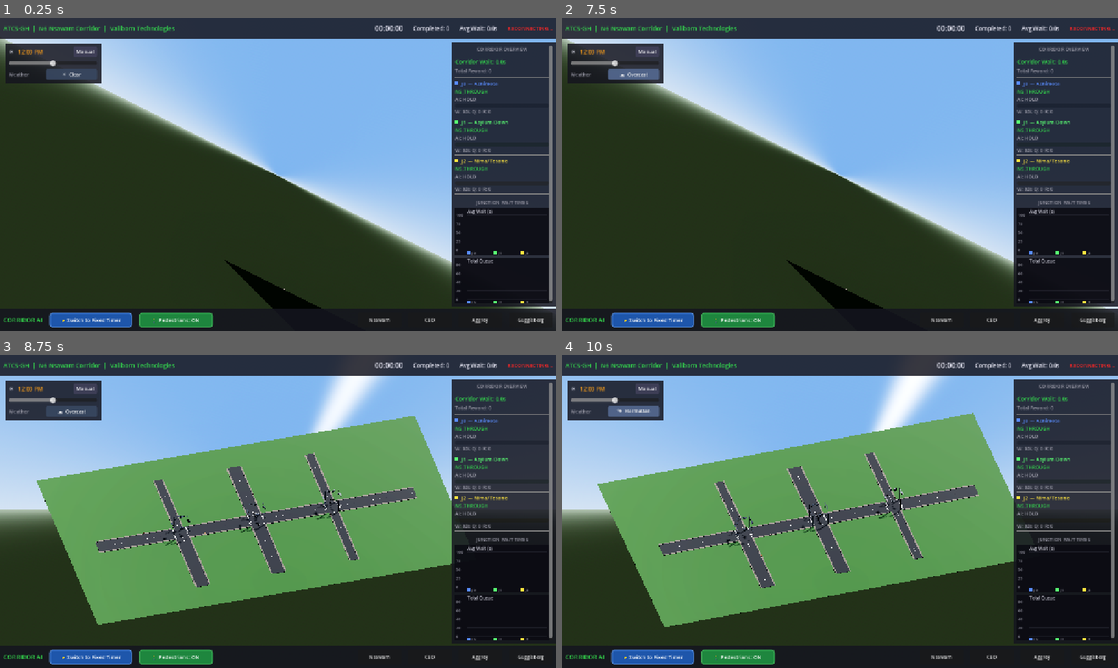
Above: before the commit, frames 1-4 (two rows, left to right).
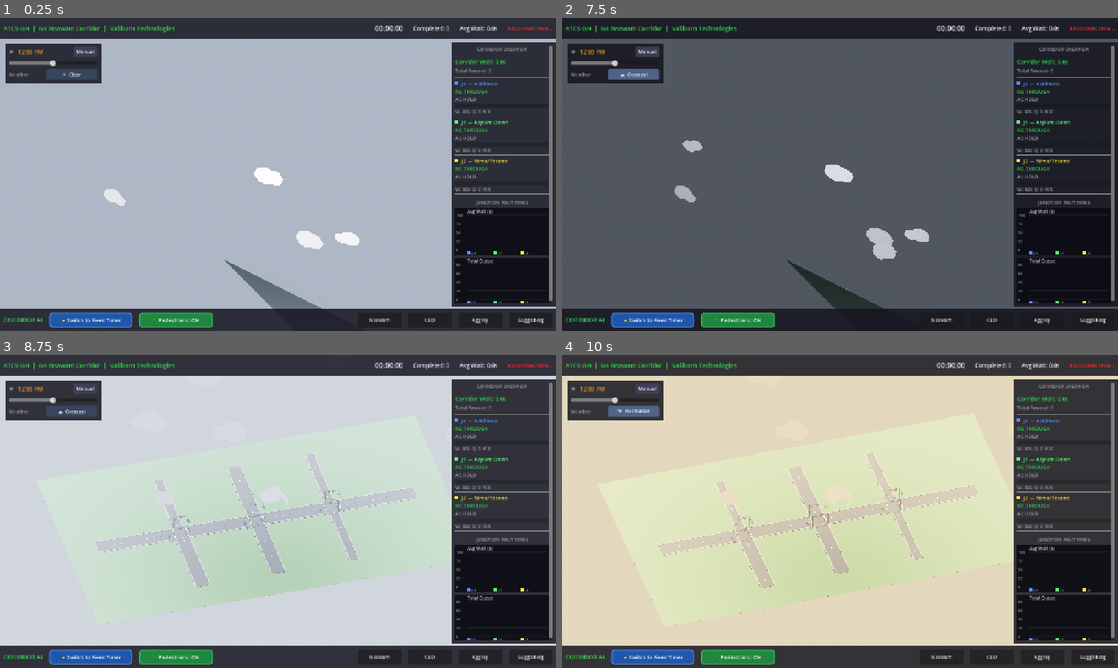
Above: after the commit, the same moments.

Repository: Bigbee-x/ATCS-GH
Game: Godot game, scene res://scenes/CorridorMain.tscn
Two runs of this game, one before a commit and one after it. Both use one fixed random seed, a clock stepped at 60 frames per second and the inputs below. This scene is started directly instead of the project's main scene.
Inputs (mouse positions are in pixels of both pictures, inside the frame that each line leads up to):
- Up to frame 1 (0.25 s): no input
- Up to frame 2 (7.5 s): click "🚶 Pedestrians: ON" at 0.5 s; click "🚶 Pedestrians: OFF" at 1.25 s; click "Nsawam" at 2 s; click "CBD" at 2.75 s; click "Aggrey" at 3.5 s; click "Guggisberg" at 4.25 s; click "Manual" at 5 s; click "Auto" at 5.75 s; click "Sim" at 6.5 s; click "☀ Clear" at 7.25 s
- Up to frame 3 (8.75 s): tap Enter at 8 s; move the mouse to (400, 495) at 8.02 s; hold Right (ui_right) from 8.03 s (still down); hold Q from 8.03 s (still down); click (400, 495) at 8.17 s; tap Space at 8.27 s
- Up to frame 4 (10 s): release Right (ui_right) at 8.75 s; release Q at 8.75 s; drag from (728, 527) to (812, 574) at 8.77 s; click "☁ Overcast" at 9.5 s

The runs differ from the first frame. In frame 1, 71% of the frame differs, in the area x 0-100%, y 6-100%; in frame 2, 68%; in frame 3, 73%; in frame 4, 74%.

Commit message:
Corridor visualizer Phase A: wire day/night + weather + clouds
Add TimeOfDayManager / WeatherManager / CloudManager nodes to CorridorMain.tscn and mirror Main.gd's wiring + handlers in CorridorMain.gd. The corridor's existing 12:00 PM / Weather UI now drives sun/sky/ambient/fog, clouds, rain, and vehicle headlights. Night hook calls intersection.set_street_lights_night (guarded no-op until Phase B). Validated: headless scene load runs _ready clean (exit 0, no errors); verified visually in Godot.

Co-Authored-By: Claude Opus 4.8 <noreply@anthropic.com>

Diff:
--- a/visualizer/scenes/CorridorMain.tscn
+++ b/visualizer/scenes/CorridorMain.tscn
@@ -7,6 +7,9 @@
 [ext_resource type="Script" path="res://scripts/UI.gd" id="5_ui"]
 [ext_resource type="Script" path="res://scripts/AudioManager.gd" id="6_audio"]
 [ext_resource type="Script" path="res://scripts/PedestrianManager.gd" id="7_pedestrians"]
+[ext_resource type="Script" path="res://scripts/TimeOfDayManager.gd" id="8_tod"]
+[ext_resource type="Script" path="res://scripts/WeatherManager.gd" id="10_weather"]
+[ext_resource type="Script" path="res://scripts/CloudManager.gd" id="12_clouds"]
 
 [sub_resource type="ProceduralSkyMaterial" id="ProceduralSkyMaterial_sky"]
 sky_top_color = Color(0.35, 0.55, 0.85, 1)
@@ -64,6 +67,15 @@
 [node name="AudioManager" type="Node" parent="."]
 script = ExtResource("6_audio")
 
+[node name="TimeOfDayManager" type="Node" parent="."]
+script = ExtResource("8_tod")
+
+[node name="WeatherManager" type="Node" parent="."]
+script = ExtResource("10_weather")
+
+[node name="CloudManager" type="Node3D" parent="."]
+script = ExtResource("12_clouds")
+
 [node name="UI" type="CanvasLayer" parent="."]
 layer = 10
 
--- a/visualizer/scripts/CorridorMain.gd
+++ b/visualizer/scripts/CorridorMain.gd
@@ -20,6 +20,9 @@
 @onready var audio_manager: Node = $AudioManager
 @onready var ui: Control = $UI/UIRoot
 @onready var camera: Camera3D = $IsometricCamera
+@onready var tod_manager: Node = $TimeOfDayManager
+@onready var weather_manager: Node = $WeatherManager
+@onready var cloud_manager: Node3D = $CloudManager
 
 # ── Camera state ─────────────────────────────────────────────────────────────
 var _camera_default_position: Vector3
@@ -85,6 +88,29 @@
 	vehicle_manager.set_corridor_mode(true)
 	pedestrian_manager.set_corridor_mode(true)
 	ui.set_corridor_mode(true)
+
+	# ── Atmosphere: day/night + weather + clouds (mirrors Main.gd) ───────
+	tod_manager.sun = $DirectionalLight3D
+	tod_manager.world_env = $WorldEnvironment
+	tod_manager.time_changed.connect(_on_time_changed)
+	tod_manager.night_mode_changed.connect(_on_night_mode_changed)
+	if tod_manager.has_signal("dusk_mode_changed"):
+		tod_manager.dusk_mode_changed.connect(_on_dusk_mode_changed)
+	ui.time_of_day_changed.connect(_on_ui_time_changed)
+	ui.tod_mode_changed.connect(_on_ui_tod_mode_changed)
+	if tod_manager.has_method("force_reapply"):
+		tod_manager.force_reapply()
+
+	weather_manager.tod = tod_manager
+	weather_manager.sun = $DirectionalLight3D
+	weather_manager.world_env = $WorldEnvironment
+	weather_manager.camera_follow = camera
+	ui.weather_changed.connect(_on_ui_weather_changed)
+
+	cloud_manager.tod = tod_manager
+	cloud_manager.weather_manager = weather_manager
+	if cloud_manager.has_method("initialize"):
+		cloud_manager.initialize()
 
 	print("[CorridorMain] All signals connected. Corridor mode active.")
 	print("[CorridorMain] Waiting for corridor_visualizer_server.py data...")
@@ -168,6 +194,48 @@
 	var new_mode: String = data.get("control_mode", "ai")
 	print("[CorridorMain] Server confirmed mode: %s" % new_mode.to_upper())
 	ui.update_control_mode(new_mode)
+
+
+# ═════════════════════════════════════════════════════════════════════════════
+# ATMOSPHERE (day/night + weather + clouds) — mirrors Main.gd
+# ═════════════════════════════════════════════════════════════════════════════
+
+func _on_time_changed(hour: float) -> void:
+	ui.update_time_display(hour)
+
+
+func _on_night_mode_changed(is_night: bool) -> void:
+	if vehicle_manager.has_method("set_night_mode"):
+		vehicle_manager.set_night_mode(is_night)
+	if intersection.has_method("set_street_lights_night"):
+		intersection.set_street_lights_night(is_night)
+	print("[CorridorMain] Night mode: %s" % ("ON" if is_night else "OFF"))
+
+
+func _on_dusk_mode_changed(is_dusk: bool) -> void:
+	if vehicle_manager.has_method("set_dusk_mode"):
+		vehicle_manager.set_dusk_mode(is_dusk)
+	print("[CorridorMain] Dusk mode: %s" % ("ON" if is_dusk else "OFF"))
+
+
+func _on_ui_time_changed(hour: float) -> void:
+	tod_manager.set_time(hour)
+
+
+func _on_ui_tod_mode_changed(mode_idx: int) -> void:
+	tod_manager.set_mode(mode_idx)
+
+
+func _on_ui_weather_changed(weather_idx: int) -> void:
+	weather_manager.set_weather(weather_idx)
+	# Drive vehicle headlights from the weather (night still wins, composed in
+	# VehicleManager): Overcast → partial, Rain → all.
+	var lights_mode: int = 0
+	match weather_idx:
+		1: lights_mode = 1
+		3: lights_mode = 2
+	if vehicle_manager.has_method("set_weather_lights_mode"):
+		vehicle_manager.set_weather_lights_mode(lights_mode)
 
 
 # ═════════════════════════════════════════════════════════════════════════════
Not shown: 1 places in visualizer/scenes/CorridorMain.tscn that only renumber resources
